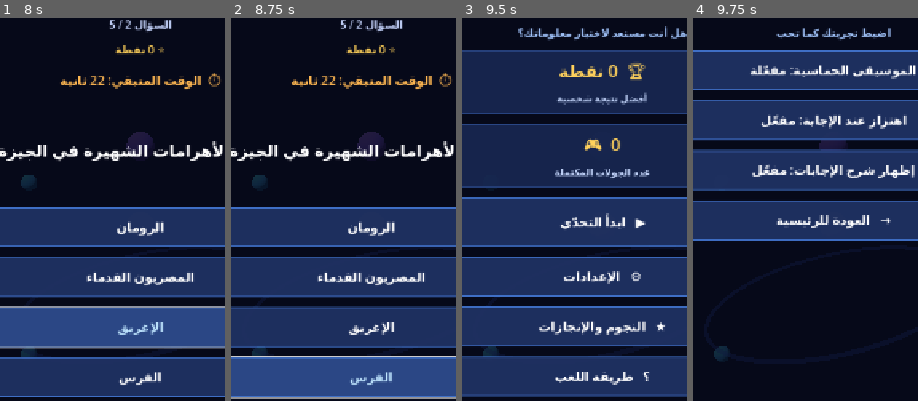
Above: before the commit, frames 1-4 (left to right).
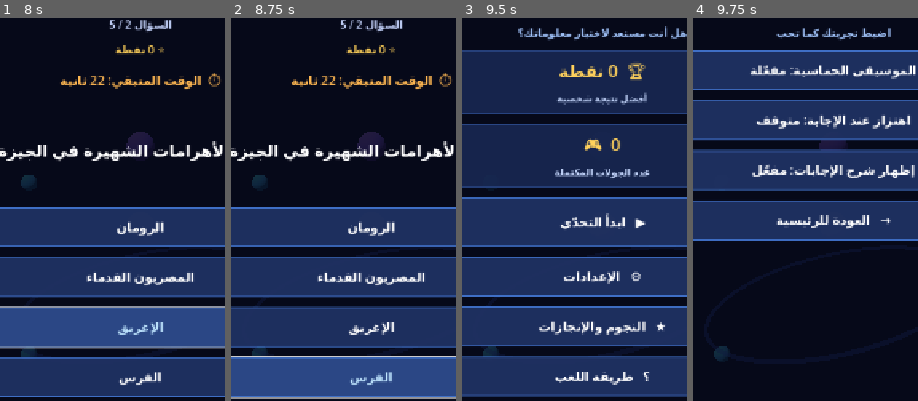
Above: after the commit, the same moments.

Repository: mahdialloui01-art/challenge-
Game: Godot game, scene res://scenes/main.tscn
Two runs of this game, one before a commit and one after it. Both use one fixed random seed, a clock stepped at 60 frames per second and the inputs below.
Inputs:
- Up to frame 1 (8 s): click "▶ ابدأ التحدّي" at 0.5 s; click "⭐ المستوى 1 — الحالي 22 ثانية…" at 1.25 s; click "106" at 2 s; click "206" at 2.75 s; click "306" at 3.5 s; click "406" at 4.25 s; click "السؤال التالي ←" at 5 s; click "الرومان" at 5.75 s; click "المصريون القدماء" at 6.5 s; click "الإغريق" at 7.25 s
- Up to frame 2 (8.75 s): click "الفرس" at 8 s
- Up to frame 3 (9.5 s): click "القائمة الرئيسية" at 8.75 s
- Up to frame 4 (9.75 s): click "⚙ الإعدادات" at 9.5 s
The pictures show only the part of the screen within x 19-69%, y 13-63%; the shares and areas given below are measured in that part.

Frames 1-3 are identical in both runs. In frame 4, 1.2% of the frame differs, in the area x 28-97%, y 25-29%.

Commit message:
Stabilize Android answer selection and disable vibration

Diff:
--- a/scripts/main.gd
+++ b/scripts/main.gd
@@ -10,7 +10,7 @@
 var answered := false
 var showing_results := false
 var difficulty := "medium"
-var vibration_enabled := true
+var vibration_enabled := false
 var explanations_enabled := true
 var best_score := 0
 var games_played := 0
@@ -481,7 +481,7 @@
     for i in range(options.size()):
         var answer_text := str(options[i])
         var answer_button := _make_button(answer_text)
-        answer_button.pressed.connect(func(): _select_answer(answer_text))
+        answer_button.pressed.connect(_select_answer.bind(answer_text))
         content.add_child(answer_button)
 
     feedback_label = Label.new()
@@ -544,9 +544,7 @@
     if selected.is_empty() and is_instance_valid(feedback_label):
         feedback_label.text = "انتهى الوقت! " + feedback_label.text
 
-    # Haptics are optional; keep answer handling safe on devices without Android vibration support.
-    if vibration_enabled and OS.has_feature("android"):
-        Input.vibrate_handheld(65)
+    # Vibration is disabled in this build while Android answer handling is being stabilized.
     if is_instance_valid(score_label):
         score_label.text = "⭐ %d نقطة" % score
     if is_instance_valid(next_button):
